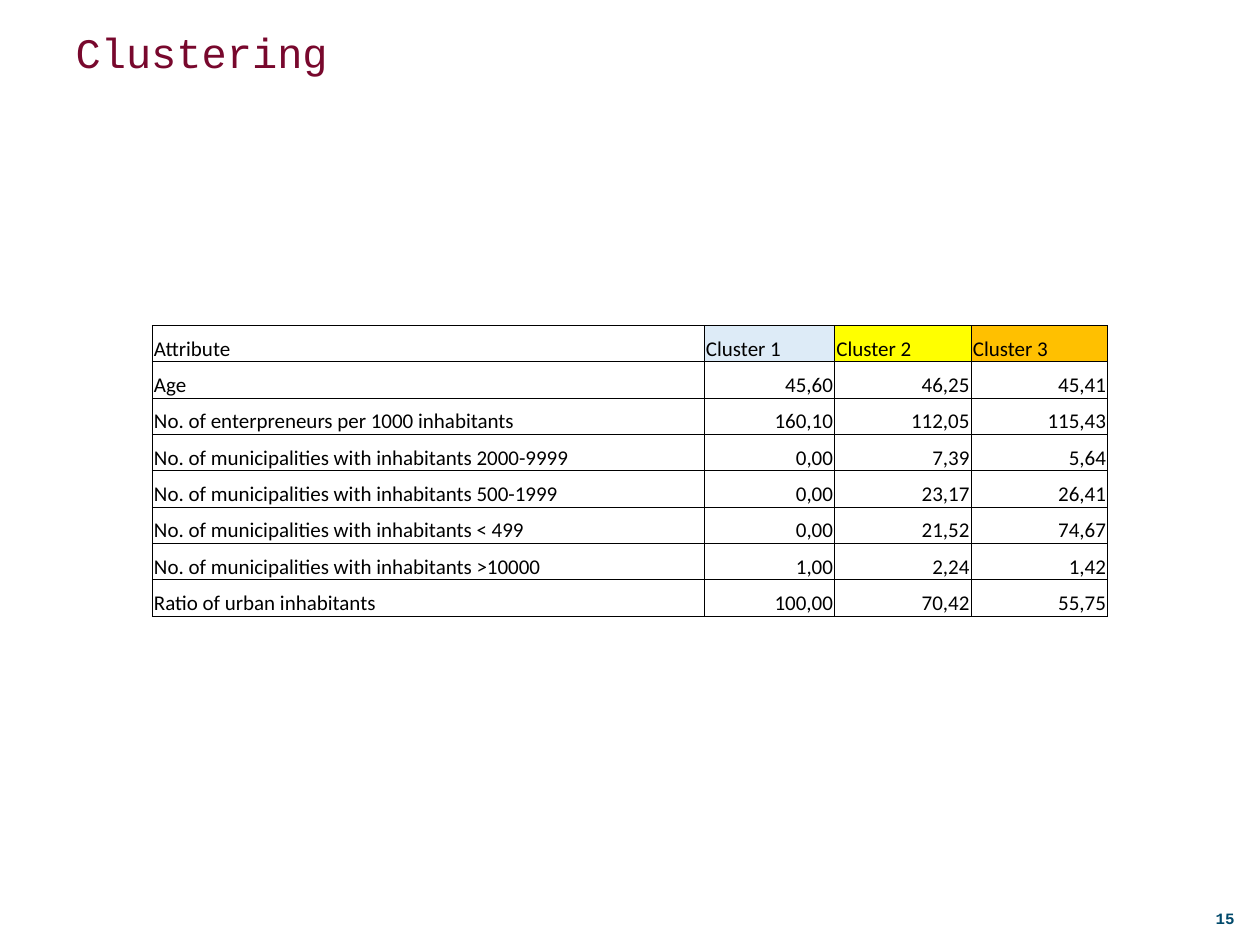
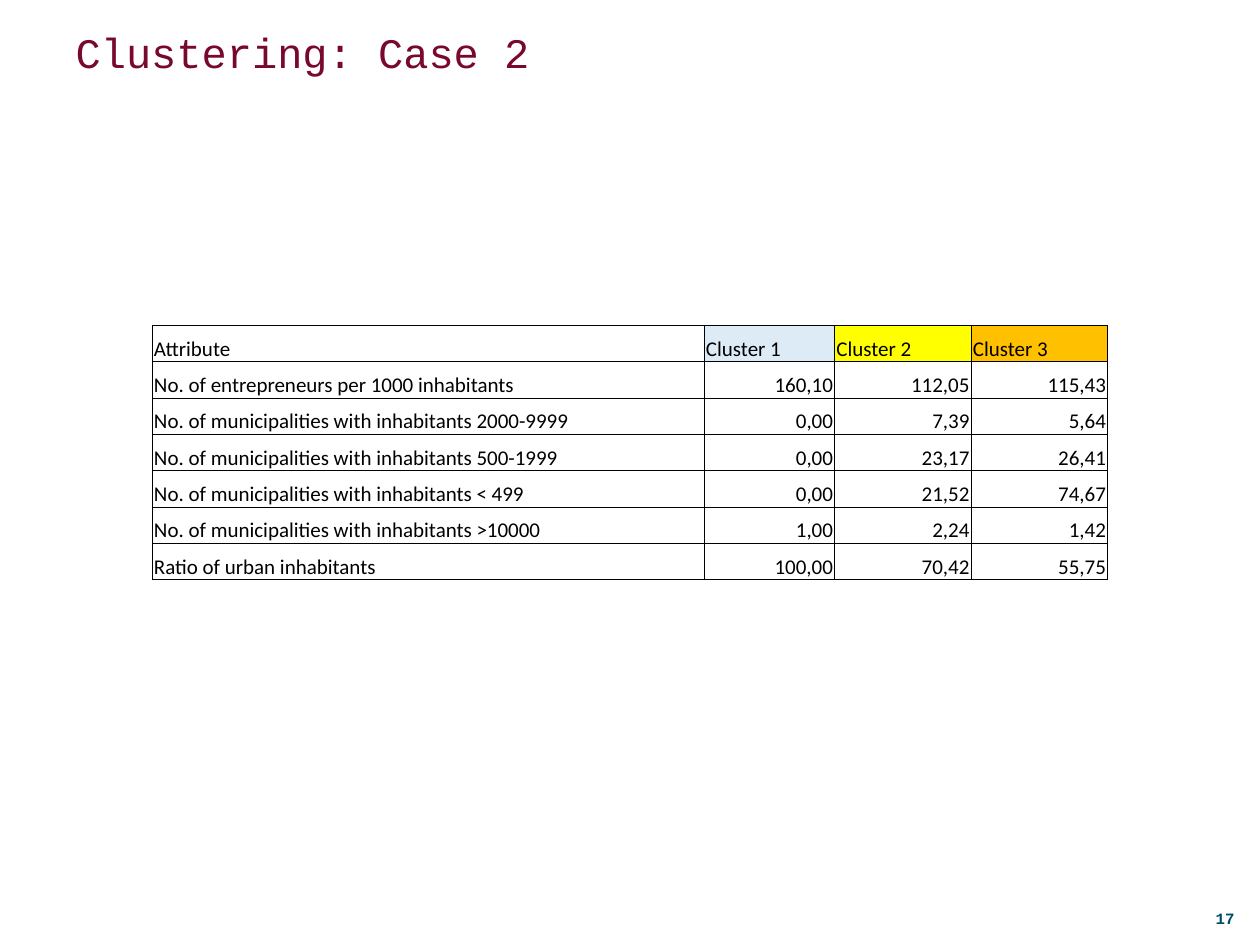
Before and after one commit to DDuarte/DataMiningBanking, a slide deck: slide 17 of Presentation/ecac_presentation.pptx (slide 15 before the commit). Drawn at 1260x945 pixels with LibreOffice and Linux fonts; fonts in the diff are those of the drawing; background and template pictures are left out. Boxes give left, top, right and bottom in pixels: in the first picture for what was removed or moved away, otherwise in the second. Text is boxed around its words. In the diff, an @@ line names an element or a change of style, - is before the commit and + after.

Commit message:
Update presentation .pptx

```diff
--- a/Presentation/ecac_presentation.pptx
+++ b/Presentation/ecac_presentation.pptx
@@ title at bbox=[76, 38, 529, 77]: text changed @@
-Clustering
+Clustering: Case 2
@@ table at bbox=[152, 325, 1108, 584] @@
-row 2: Age | 45,60 | 46,25 | 45,41
-row 3: No. of enterpreneurs per 1000 inhabitants | 160,10 | 112,05 | 115,43
+row 2: No. of entrepreneurs per 1000 inhabitants | 160,10 | 112,05 | 115,43
@@ page number at bbox=[1216, 913, 1235, 924]: text changed @@
-15
+17
```
Also in this commit, not shown: 3 other slides changed, 16 slides added, 1 slide removed.
